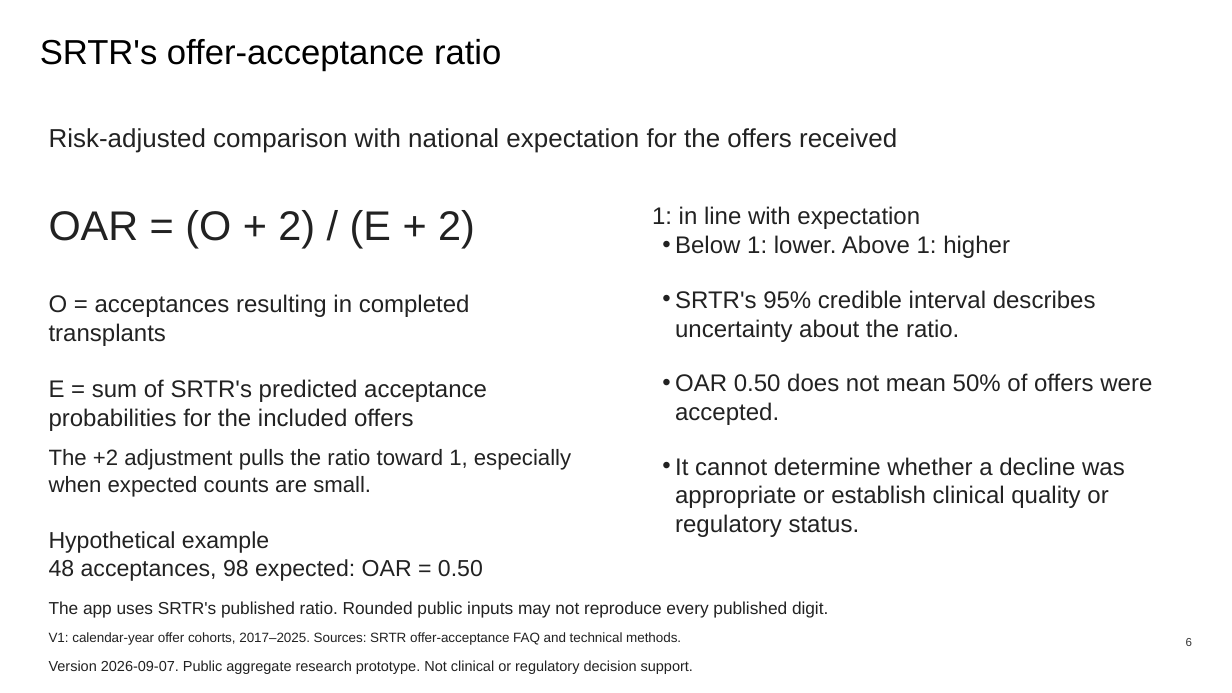
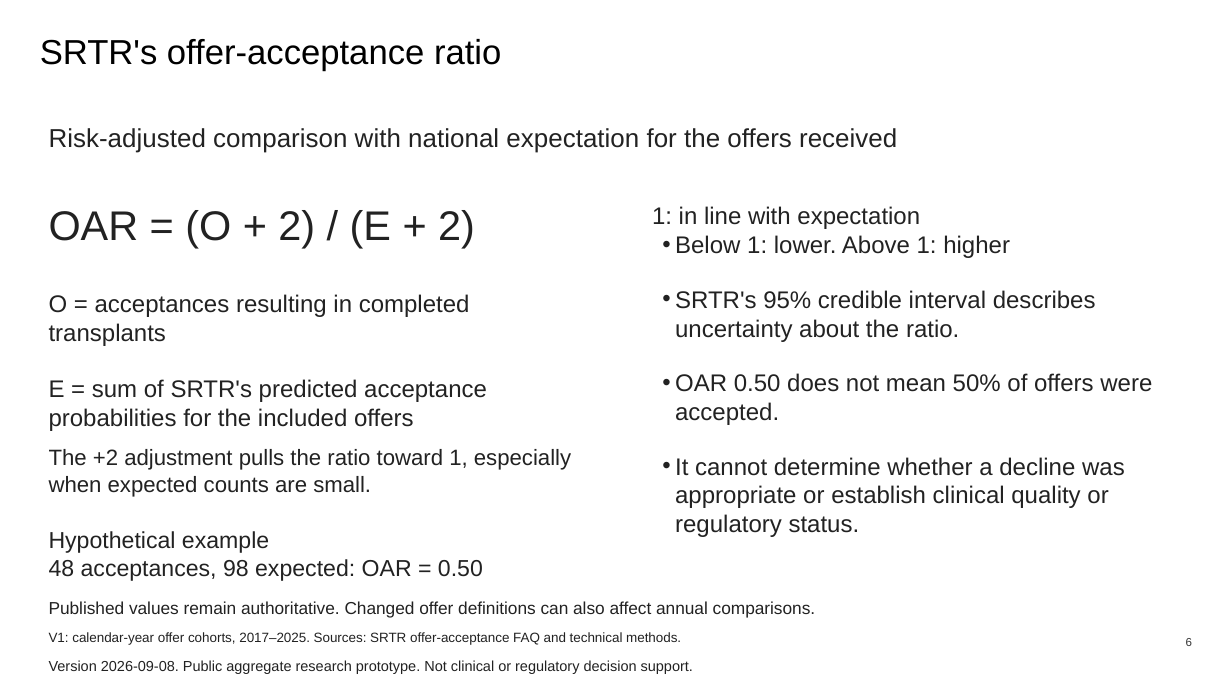
Before and after one commit to ca34525/Kidney-Acceptance-Signal-Monitor, a slide deck: slide 6 of docs/presentation/data-walkthrough/data-walkthrough-with-introduction.pptx. Drawn at 1232x693 pixels with LibreOffice and Linux fonts; fonts in the diff are those of the drawing. Boxes give left, top, right and bottom in pixels: in the first picture for what was removed or moved away, otherwise in the second. Text is boxed around its words. In the diff, an @@ line names an element or a change of style, - is before the commit and + after.

```diff
--- a/docs/presentation/data-walkthrough/data-walkthrough-with-introduction.pptx
+++ b/docs/presentation/data-walkthrough/data-walkthrough-with-introduction.pptx
@@ text at (49, 601, 816, 618): text changed @@
-The app uses SRTR's published ratio. Rounded public inputs may not reproduce every published digit.
+Published values remain authoritative. Changed offer definitions can also affect annual comparisons.
@@ text at (49, 660, 693, 674): text changed @@
-Version 2026-09-07. Public aggregate research prototype. Not clinical or regulatory decision support.
+Version 2026-09-08. Public aggregate research prototype. Not clinical or regulatory decision support.
```
Also in this commit, not shown: 24 other slides changed, 28 other files.
